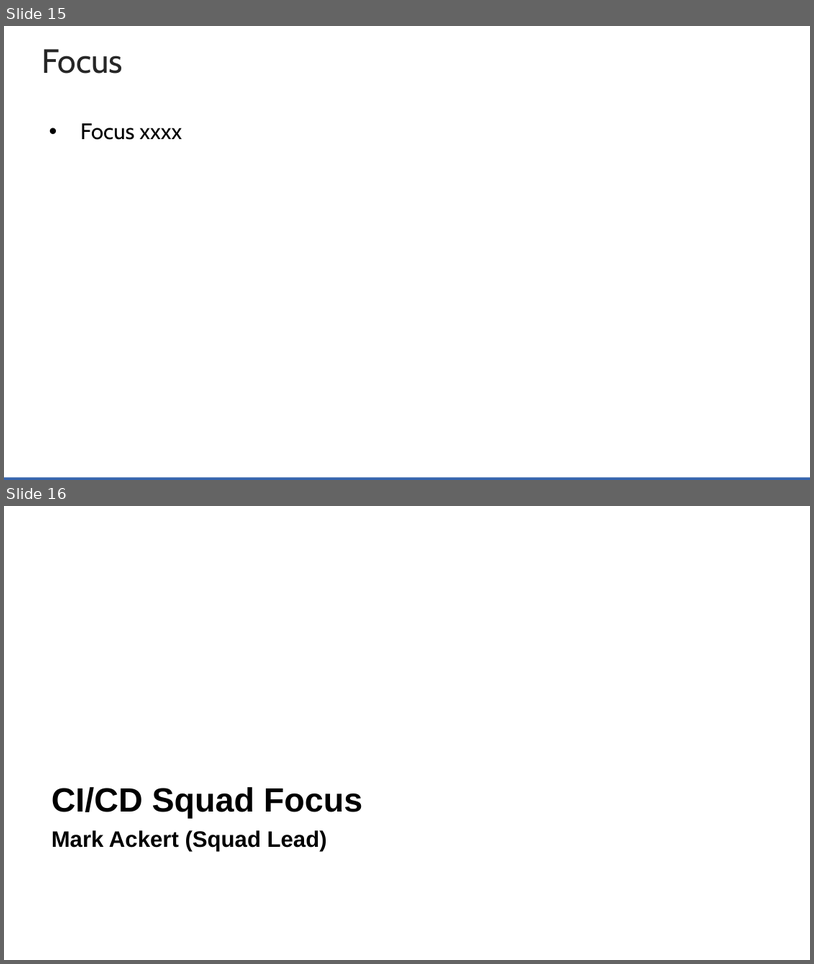
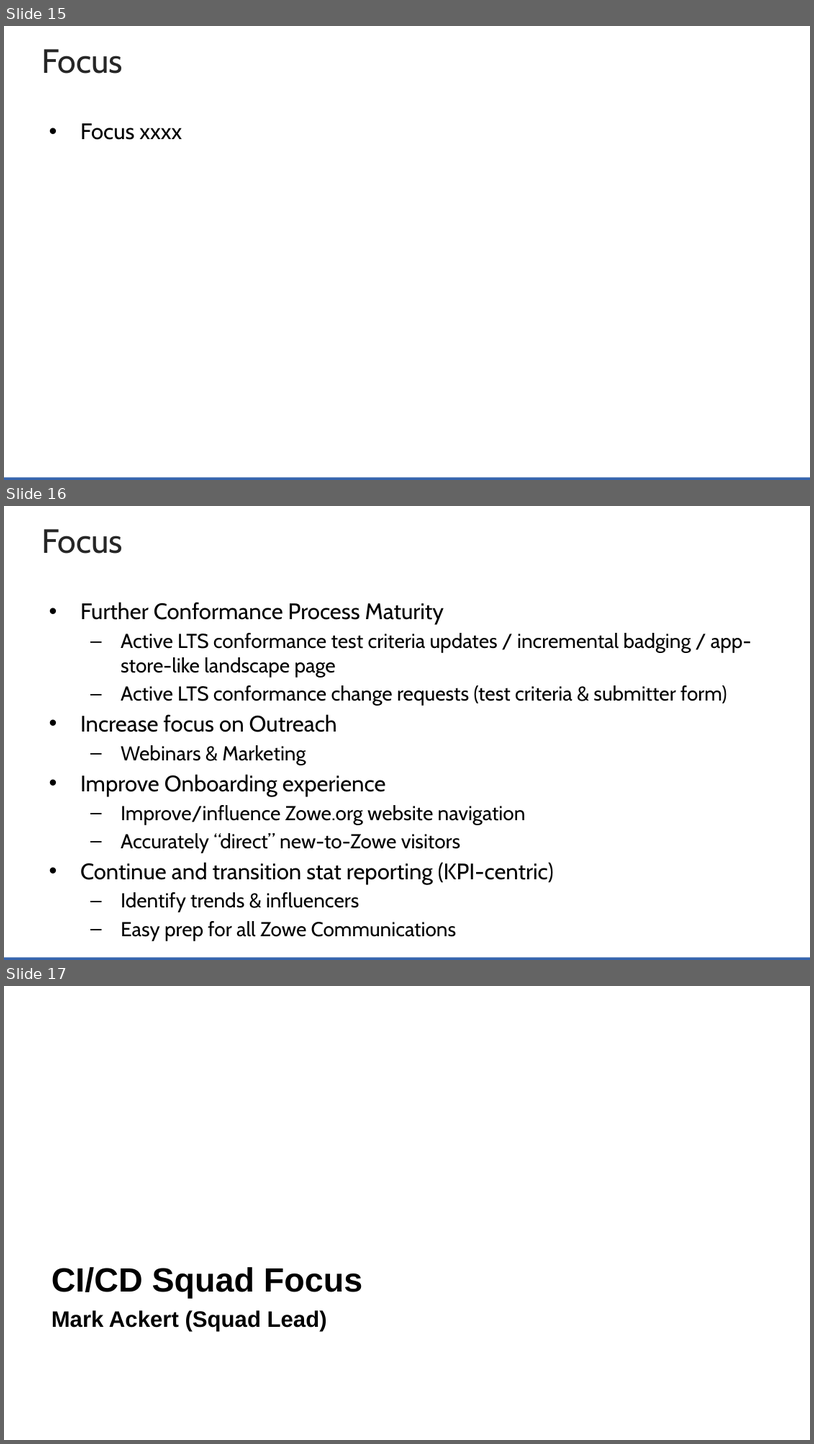
Before and after one commit to zowe/community, a slide deck: Project Management/20PI3 Planning/Zowe Community Squad Focus for 20PI3.pptx. Shown one above the other, each under a label of ours: slides 15 and 16 before the commit, slides 15, 16 and 17 after it. The pictures are 814x964 and 814x1444 pixels, drawn with LibreOffice and Linux fonts; fonts in the diff are those of the drawing; background and template pictures are left out. Boxes give left, top, right and bottom in pixels: in the first picture for what was removed or moved away, otherwise in the second. Text is boxed around its words. In the diff, an @@ line names an element or a change of style, - is before the commit and + after.

Commit message:
adding OnBoarding Squad changes

```diff
--- a/Project Management/20PI3 Planning/Zowe Community Squad Focus for 20PI3.pptx
+++ b/Project Management/20PI3 Planning/Zowe Community Squad Focus for 20PI3.pptx
@@ slide 16 added at [4, 506, 810, 960], background #FFFFFF; not listed: 1 template element that a slide beside it also shows @@
@@ title added at [41, 529, 123, 554], 30 pt, text #262626 @@
+Focus
@@ text added at [80, 602, 751, 940], 18 pt, text #000000 @@
+• Further Conformance Process Maturity
+  – Active LTS conformance test criteria updates / incremental badging / app-store-like landscape page
+  – Active LTS conformance change requests (test criteria & submitter form)
+• Increase focus on Outreach
+  – Webinars & Marketing
+• Improve Onboarding experience
+  – Improve/influence Zowe.org website navigation
+  – Accurately “direct” new-to-Zowe visitors
+• Continue and transition stat reporting (KPI-centric)
+  – Identify trends & influencers
+  – Easy prep for all Zowe Communications
@@ what was slide 16 is now slide 17 @@
```
